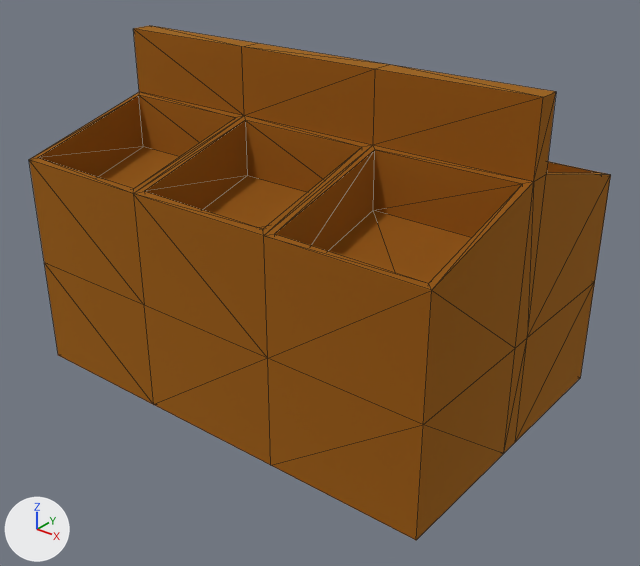
The glTF model models/ShelfProduce.glb as it was, and as the next commit left it.
Before and after are seen from a camera (50 mm lens) standing at (2.25, -2.77, 2.16) and looking at (0.09, -0.07, 0.49). The lights are fixed; the arrows at lower left show +X, +Y and +Z. Mesh edges are drawn as thin lines. Where no turn or scale is listed for an object, it has been applied to the vertices. Vertices at the same position are counted once.
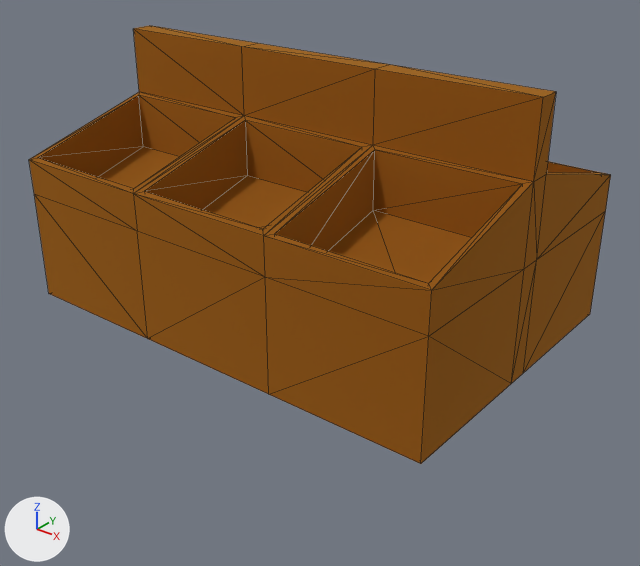
The newer file is also turned or shifted as a whole; pictures and numbers use the older file's frame.

What differs and where, as boxes (x1, y1, x2, y2) in the pictures (640 x 566 px; the box of a moved part takes in the faces that stretch with it):
'Box002', reshaped (15% shorter)
    before: (29, 26, 611, 540)
    after: (29, 26, 611, 464)
part 1 of me_box002, moved or reshaped
    before: (29, 160, 610, 540)
    after: (29, 160, 610, 464)

The change in detail:
me_box002 has 100 vertices, 196 faces and spans x -1.02..1.02, y -0.68..0.68, z 0.0..1.44.
me_box002 is used by ob_box002; location (0.0, 0.0, 0.0).
me_box002 part 1: all 28 vertices in x -1.02..1.02, y -0.68..0.68, z 0.0..0.49 are moved by (0.0, 0.0, 0.33).
